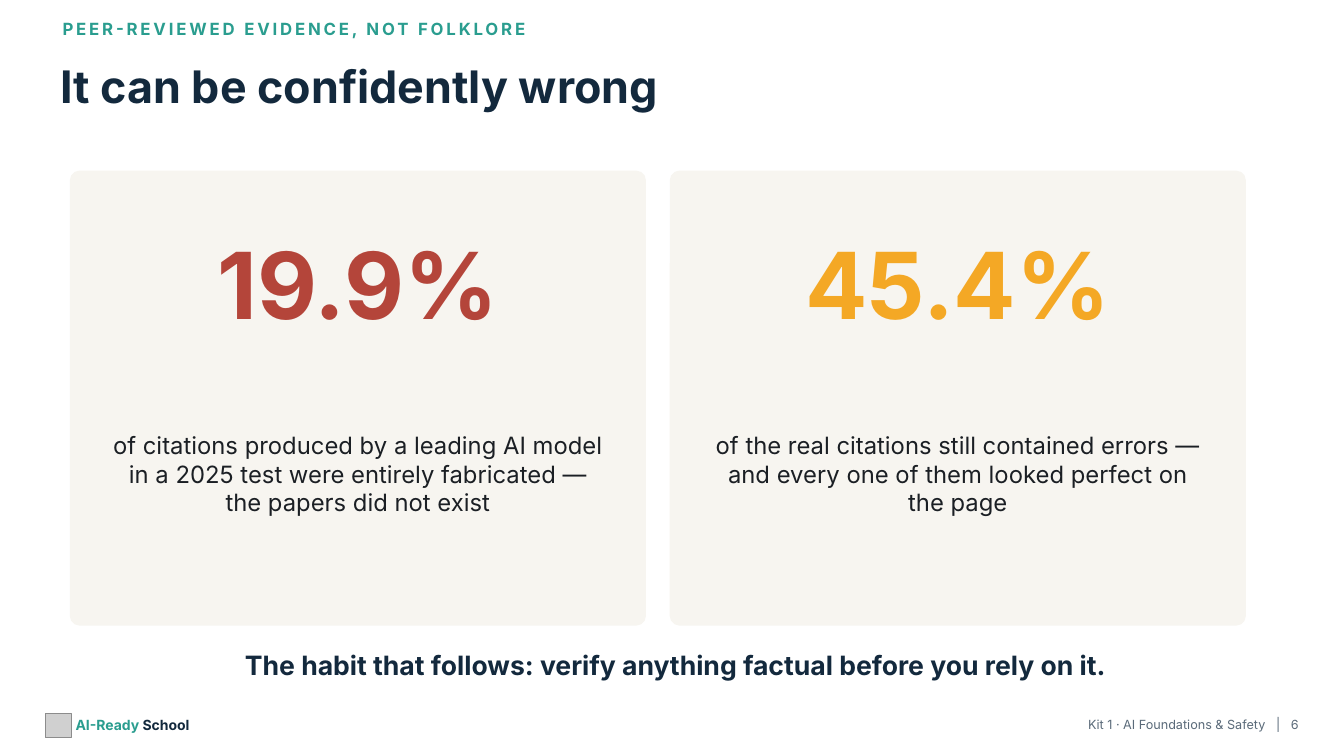
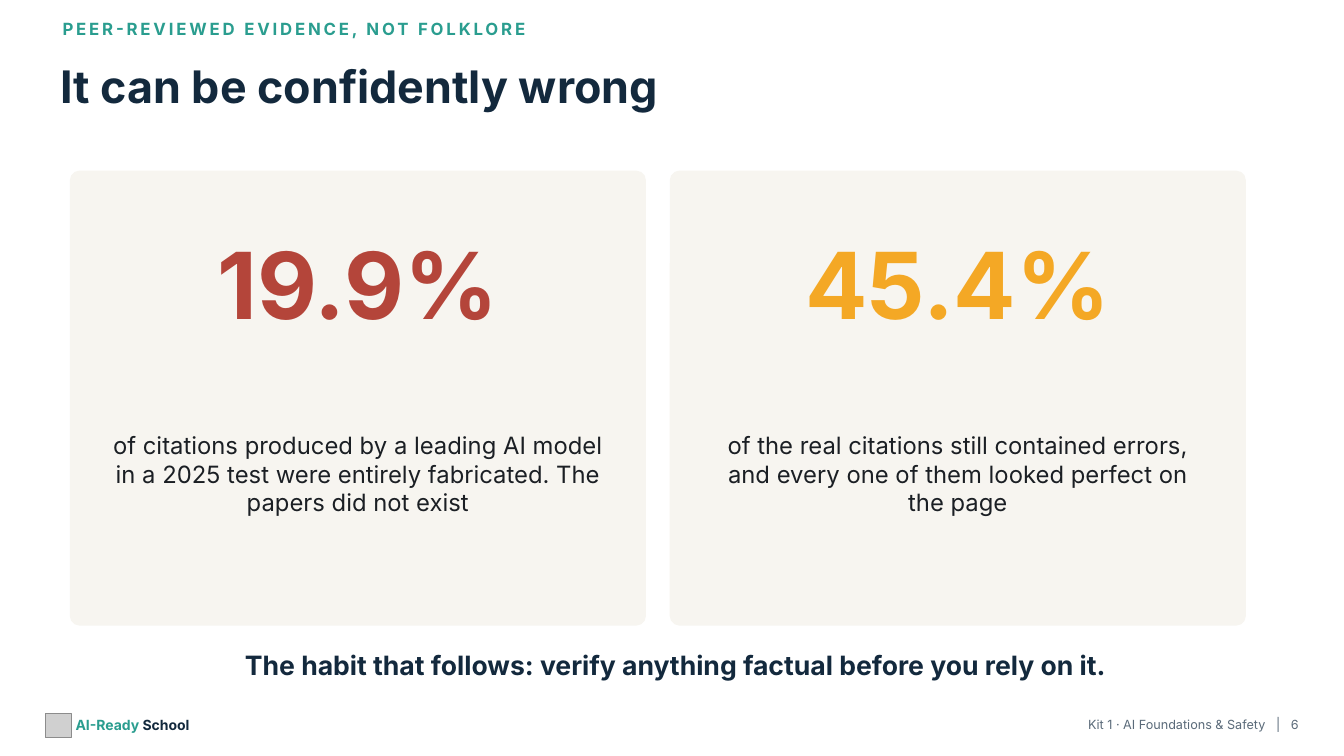
Before and after one commit to aspinozzi1/Ai-School-Ready, a slide deck: slide 6 of kits/kit01/Kit01_PresentationDeck.pptx. Drawn at 1344x756 pixels with LibreOffice and Linux fonts; fonts in the diff are those of the drawing; grey boxes stand for pictures. Boxes give left, top, right and bottom in pixels: in the first picture for what was removed or moved away, otherwise in the second. Text is boxed around its words. In the diff, an @@ line names an element or a change of style, - is before the commit and + after.

```diff
--- a/kits/kit01/Kit01_PresentationDeck.pptx
+++ b/kits/kit01/Kit01_PresentationDeck.pptx
@@ text at (x1=113, y1=436, x2=602, y2=516): text changed @@
-of citations produced by a leading AI model in a 2025 test were entirely fabricated — the papers did not exist
+of citations produced by a leading AI model in a 2025 test were entirely fabricated. The papers did not exist
@@ text at (x1=728, y1=436, x2=1188, y2=516): text changed @@
-of the real citations still contained errors — and every one of them looked perfect on the page
+of the real citations still contained errors, and every one of them looked perfect on the page
```
Also in this commit, not shown: 24 other slides changed, 20 other files.
